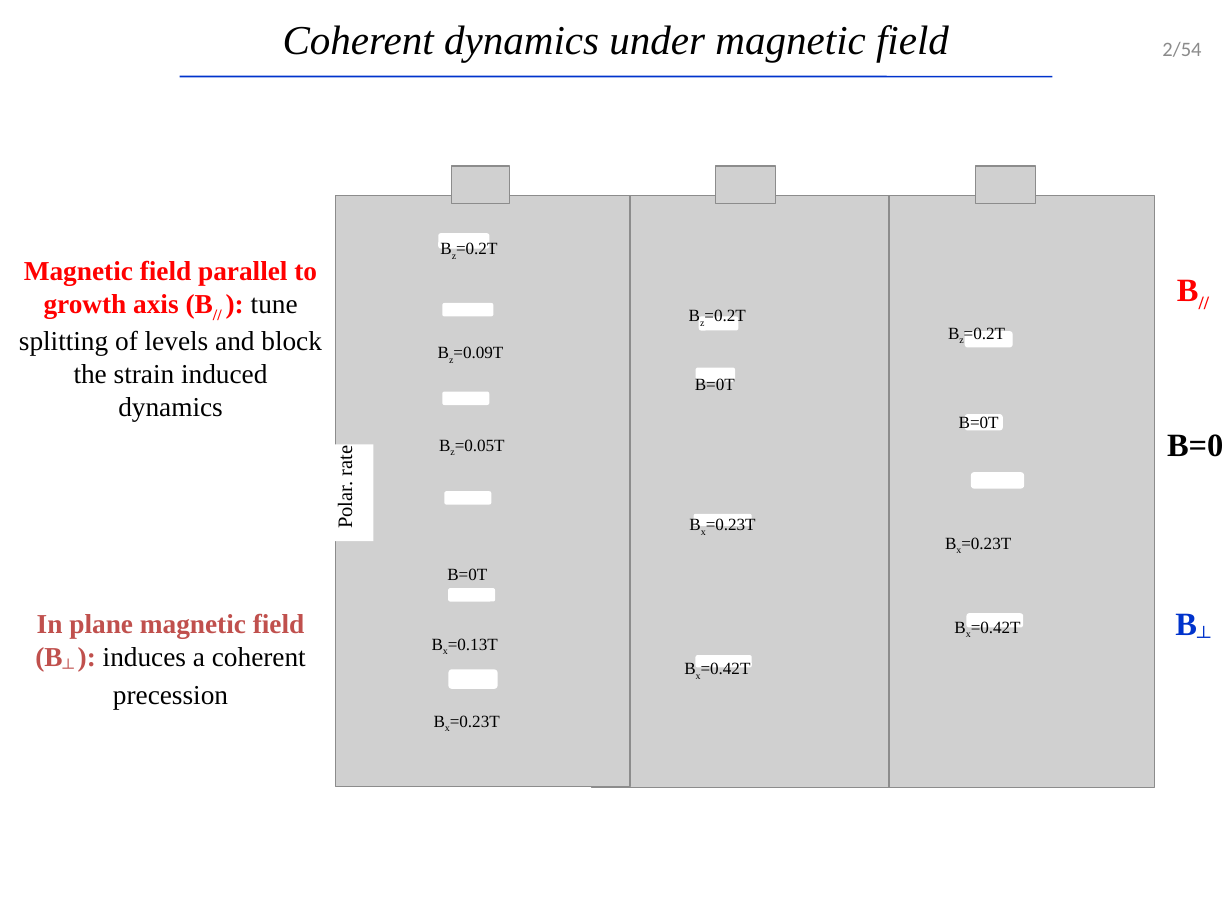
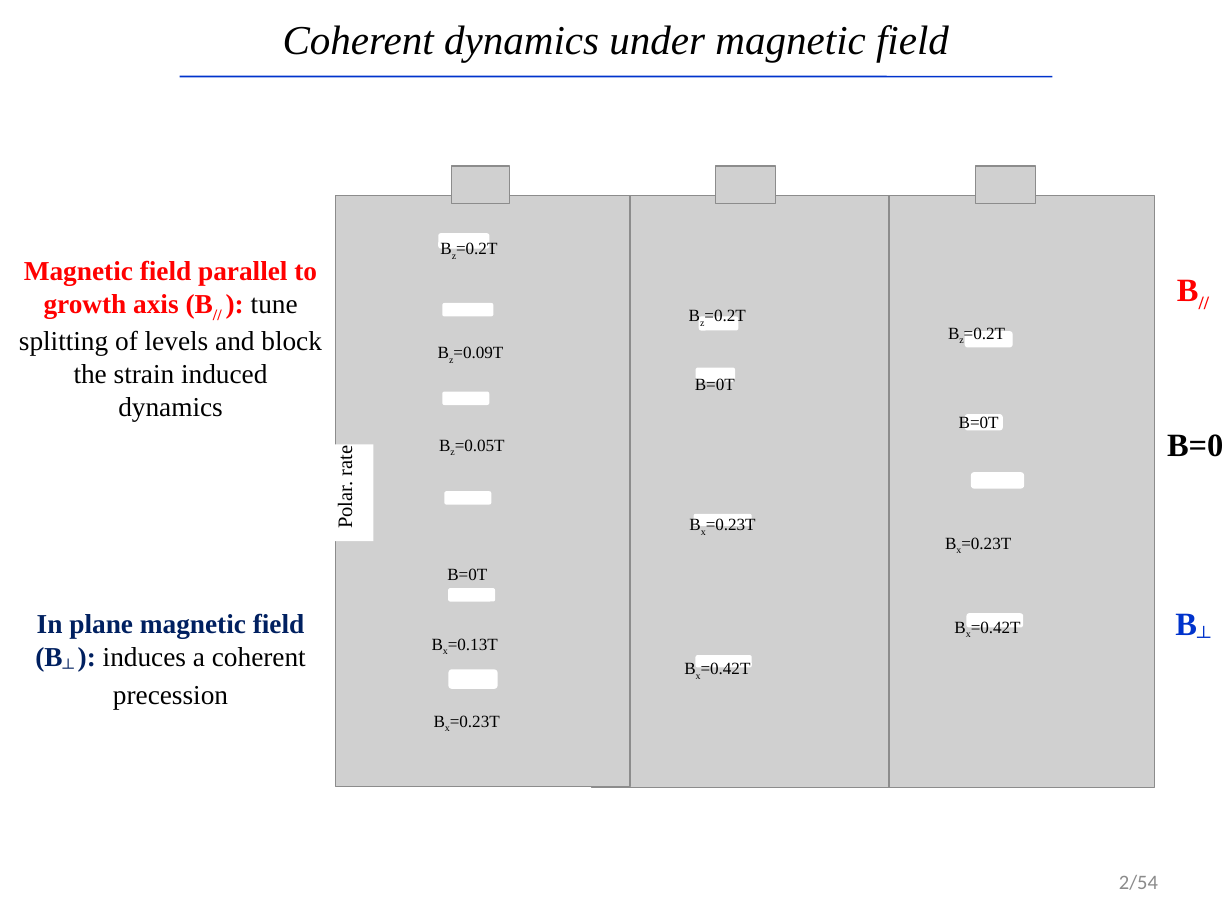
Before and after one commit to audreyazura/PhDThesis, a slide deck: slide 2 of Defense/DefenseLafuente-bonus.pptx. Drawn at 1232x924 pixels with LibreOffice and Linux fonts; fonts in the diff are those of the drawing; grey boxes stand for pictures. Boxes give left, top, right and bottom in pixels: in the first picture for what was removed or moved away, otherwise in the second. Text is boxed around its words. In the diff, an @@ line names an element or a change of style, - is before the commit and + after.

```diff
--- a/Defense/DefenseLafuente-bonus.pptx
+++ b/Defense/DefenseLafuente-bonus.pptx
@@ text at (35,613,306,709): text colour #C0504D to #002060 in "In plane magnetic field (B┴ ):" @@
@@ page number: place and size @@
-page number at (1162,42,1201,57)
+page number at (1119,875,1158,890)
```
Also in this commit, not shown: 9 other slides changed, 6 other files.
